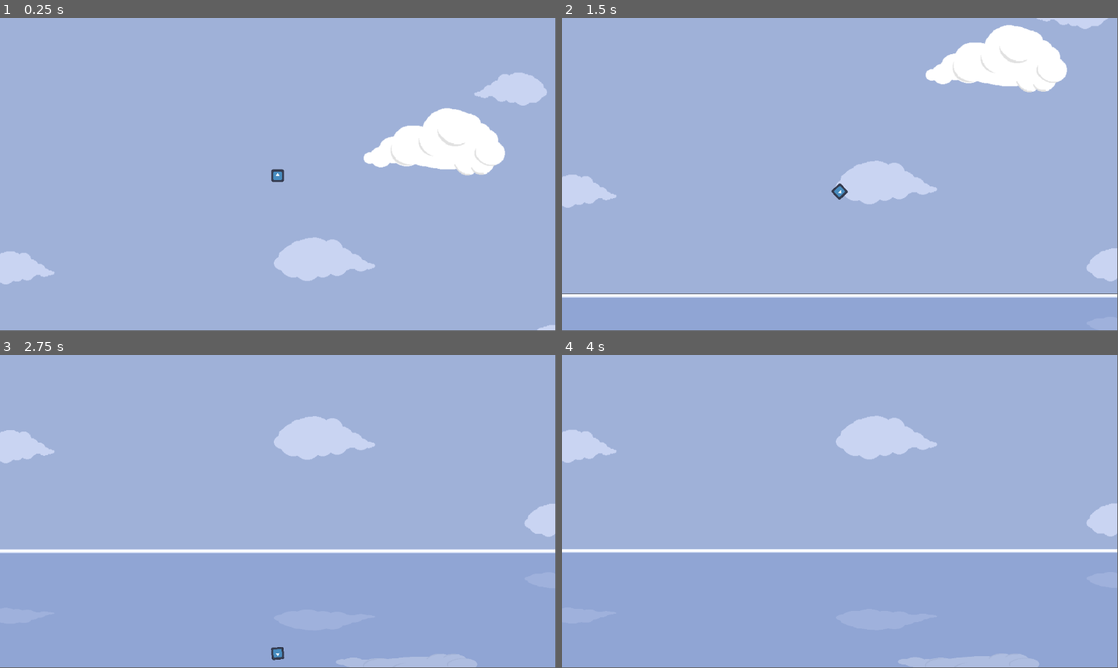
Above: before the commit, frames 1-4 (two rows, left to right).
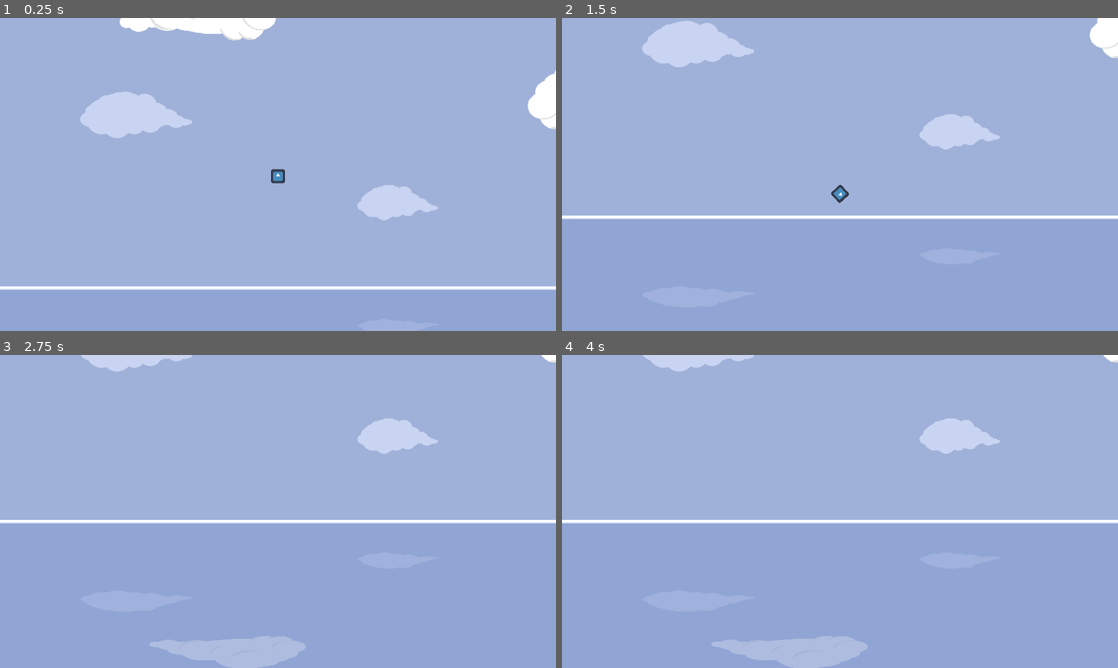
Above: after the commit, the same moments.

Repository: NicolasLaure/AceStrider
Game: Godot game, scene res://Scenes/nico_test_scene.tscn
Two runs of this game, one before a commit and one after it. Both use one fixed random seed, a clock stepped at 60 frames per second and the inputs below. The engine's default icon, where the game draws it, is replaced by a stand-in: a white triangle on a blue panel in a dark square.
Inputs:
- Up to frame 1 (0.25 s): no input
- Up to frame 2 (1.5 s): hold D 0.53-1.28 s; hold A from 1.28 s (still down)
- Up to frame 3 (2.75 s): release A at 2.03 s; hold D from 2.03 s (still down)
- Up to frame 4 (4 s): release D at 2.78 s; hold W (Thrust) 2.78-3.53 s; tap Enter at 3.5 s; hold A from 3.53 s (still down)
In our replay, the window is 799x449 before the commit and 800x450 after it. These sizes can differ from the game's own. Grey fills any space a smaller window leaves; there, only what the larger window draws over its background counts as a difference.

The runs differ from the first frame. In frame 1, 12% of the frame differs, in the area x 0-100%, y 0-100%; in frame 2, 12%; in frame 3, 9.0%; in frame 4, 8.8%.

Commit message:
Update Parallax
Infinite Parallax Achieved

Diff:
--- a/Scenes/nico_test_scene.tscn
+++ b/Scenes/nico_test_scene.tscn
@@ -13,65 +13,10 @@
 [node name="LevelScene" type="Node2D"]
 position = Vector2(1, 0)
 
-[node name="ParallaxBackground" type="ParallaxBackground" parent="."]
-follow_viewport_enabled = true
-scroll_ignore_camera_zoom = true
-
-[node name="BackGround" type="ParallaxLayer" parent="ParallaxBackground"]
-position = Vector2(1, 0)
-motion_scale = Vector2(0.2, 0.2)
-
-[node name="Sea" type="Sprite2D" parent="ParallaxBackground/BackGround"]
-texture_repeat = 2
-position = Vector2(-1, 525)
-scale = Vector2(1, 1.09091)
-texture = ExtResource("1_ad2th")
-region_enabled = true
-region_rect = Rect2(0, 0, 12288, 330)
-
-[node name="Reflection" type="Sprite2D" parent="ParallaxBackground/BackGround"]
-modulate = Color(1, 1, 1, 0.266667)
-z_index = 1
-texture_repeat = 2
-position = Vector2(-1, 510.5)
-scale = Vector2(1, 0.501976)
-texture = ExtResource("2_aqb6c")
-flip_v = true
-region_enabled = true
-region_rect = Rect2(0, 0, 12288, 759)
-
-[node name="Sky" type="Sprite2D" parent="ParallaxBackground/BackGround"]
-z_index = -3
-texture_repeat = 2
-position = Vector2(-1, 12.5)
-scale = Vector2(1, 1.03906)
-texture = ExtResource("3_shqj2")
-region_enabled = true
-region_rect = Rect2(0, 0, 12288, 640)
-
-[node name="Limit" type="Sprite2D" parent="ParallaxBackground/BackGround"]
-z_index = -4
-texture_repeat = 2
-position = Vector2(-0.500214, -321.039)
-scale = Vector2(0.999919, 1.02867)
-texture = ExtResource("5_xuvjp")
-region_enabled = true
-region_rect = Rect2(0, 0, 12288, 754)
-
-[node name="ForeGround" type="ParallaxLayer" parent="ParallaxBackground"]
-motion_scale = Vector2(0.3, 0.3)
-
-[node name="Clouds" type="Sprite2D" parent="ParallaxBackground/ForeGround"]
+[node name="Player" type="CharacterBody2D" parent="."]
 z_index = -2
 z_as_relative = false
-texture_repeat = 2
-position = Vector2(0, 12.5)
-scale = Vector2(1, 1.03906)
-texture = ExtResource("4_gk851")
-region_enabled = true
-region_rect = Rect2(0, 0, 12288, 758)
-
-[node name="Player" type="CharacterBody2D" parent="."]
+position = Vector2(1075, 540)
 slide_on_ceiling = false
 floor_stop_on_slope = false
 script = ExtResource("6_3xnl4")
@@ -81,8 +26,9 @@
 rotation_speed = 250.0
 
 [node name="Camera2D" type="Camera2D" parent="Player"]
-limit_top = -680
-limit_bottom = 600
+zoom = Vector2(1.228, 1.228)
+limit_top = -361
+limit_bottom = 1029
 limit_smoothed = true
 position_smoothing_enabled = true
 drag_horizontal_enabled = true
@@ -94,7 +40,64 @@
 shape = SubResource("CapsuleShape2D_gl8v1")
 
 [node name="Sprite2D" type="Sprite2D" parent="Player"]
+scale = Vector2(0.2, 0.2)
+texture = ExtResource("6_nfhc5")
+
+[node name="ParallaxBackground" type="ParallaxBackground" parent="."]
+
+[node name="BackGround" type="ParallaxLayer" parent="ParallaxBackground"]
+z_as_relative = false
+motion_scale = Vector2(0.2, 1)
+motion_mirroring = Vector2(1920, 0)
+
+[node name="Sea" type="Sprite2D" parent="ParallaxBackground/BackGround"]
+z_as_relative = false
+texture_repeat = 2
+position = Vector2(0, 751)
+texture = ExtResource("1_ad2th")
+centered = false
+region_rect = Rect2(0, 0, 12288, 330)
+
+[node name="Reflection" type="Sprite2D" parent="ParallaxBackground/BackGround"]
+modulate = Color(1, 1, 1, 0.258824)
+z_as_relative = false
+texture_repeat = 2
+position = Vector2(0, 751)
+scale = Vector2(1, 0.463855)
+texture = ExtResource("2_aqb6c")
+centered = false
+flip_v = true
+region_rect = Rect2(0, 0, 12288, 759)
+
+[node name="Sky" type="Sprite2D" parent="ParallaxBackground/BackGround"]
+z_index = -3
+z_as_relative = false
+texture_repeat = 2
+position = Vector2(-1, 12.5)
+texture = ExtResource("3_shqj2")
+centered = false
+region_rect = Rect2(0, 0, 12288, 640)
+
+[node name="UpperLimit" type="Sprite2D" parent="ParallaxBackground/BackGround"]
 z_index = -1
 z_as_relative = false
-scale = Vector2(0.2, 0.2)
-texture = ExtResource("6_nfhc5")
+texture_repeat = 2
+position = Vector2(-0.500214, -372)
+texture = ExtResource("5_xuvjp")
+centered = false
+region_enabled = true
+region_rect = Rect2(0, 0, 1920, 400)
+
+[node name="ForeGround" type="ParallaxLayer" parent="ParallaxBackground"]
+z_as_relative = false
+motion_scale = Vector2(0.3, 1)
+motion_mirroring = Vector2(1920, 0)
+
+[node name="Clouds" type="Sprite2D" parent="ParallaxBackground/ForeGround"]
+z_index = -3
+z_as_relative = false
+texture_repeat = 2
+position = Vector2(0, 12.5)
+texture = ExtResource("4_gk851")
+centered = false
+region_rect = Rect2(0, 0, 12288, 758)
--- a/project.godot
+++ b/project.godot
@@ -15,6 +15,12 @@
 config/features=PackedStringArray("4.0", "GL Compatibility")
 config/icon="res://icon.svg"
 
+[display]
+
+window/size/viewport_width=1280
+window/size/viewport_height=720
+window/size/mode=2
+
 [input]
 
 Thrust={
